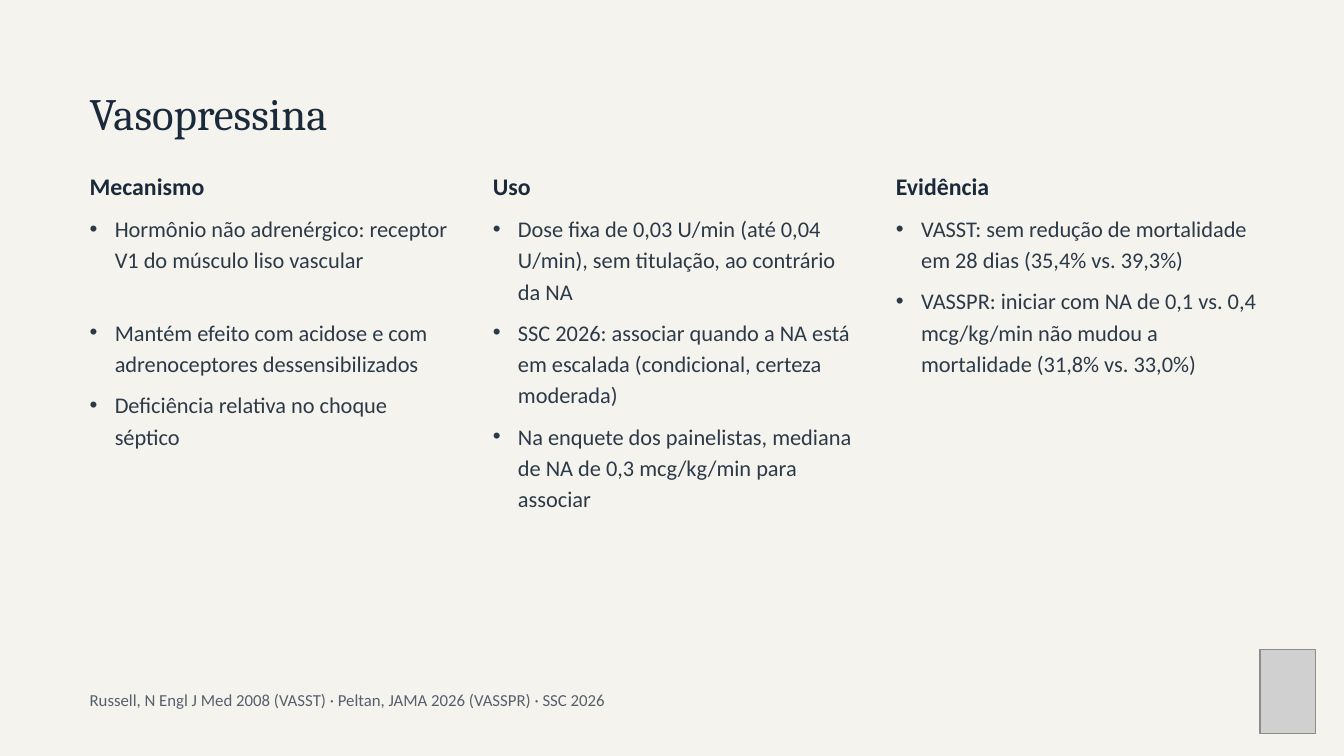
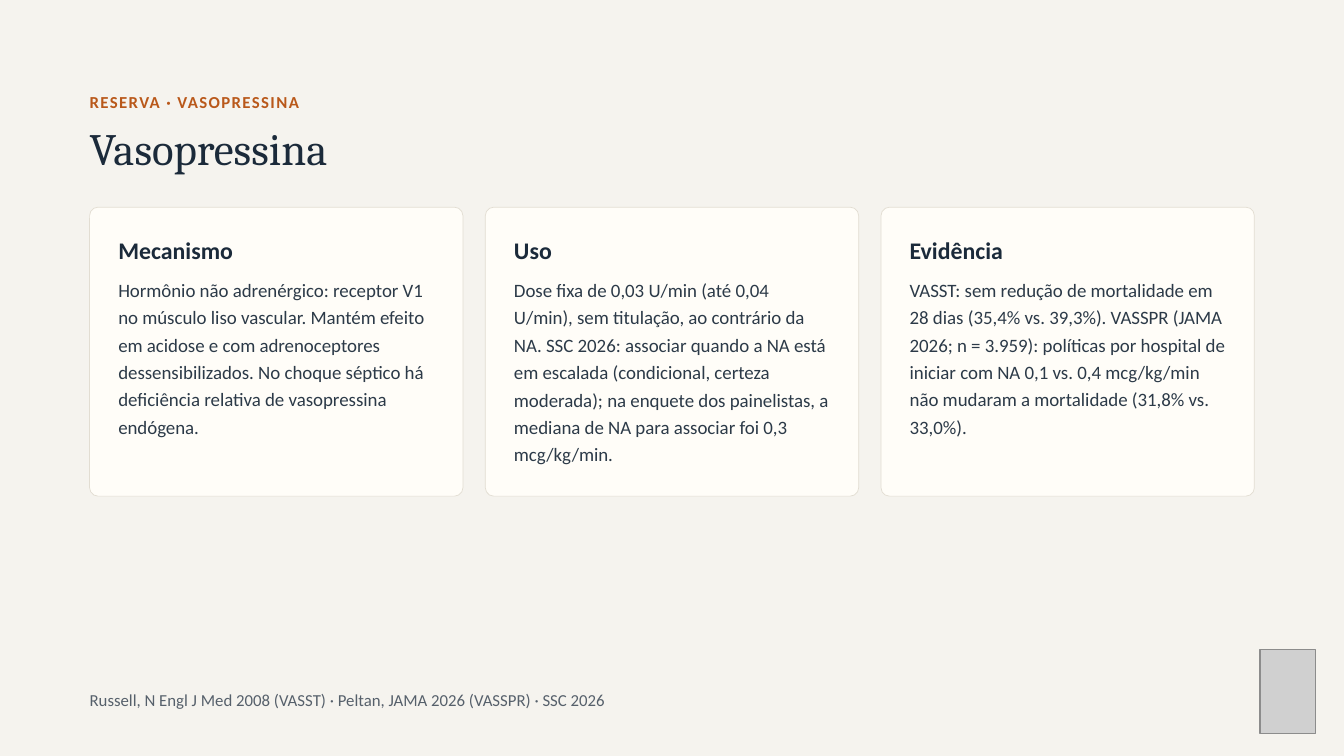
Before and after one commit to brunomoraesdubois-bit/Bruno, a slide deck: slide 22 of apresentacao/Aminas_Vasoativas.pptx. Drawn at 1344x756 pixels with LibreOffice and Linux fonts; fonts in the diff are those of the drawing; grey boxes stand for pictures. Boxes give left, top, right and bottom in pixels: in the first picture for what was removed or moved away, otherwise in the second. Text is boxed around its words. In the diff, an @@ line names an element or a change of style, - is before the commit and + after.

```diff
--- a/apresentacao/Aminas_Vasoativas.pptx
+++ b/apresentacao/Aminas_Vasoativas.pptx
@@ text added at bbox=[90, 97, 299, 108], 12 pt, text #B9581A, bold @@
+RESERVA · VASOPRESSINA
@@ title "Vasopressina": place and size @@
-title "Vasopressina" at bbox=[90, 100, 328, 140]
+title "Vasopressina" at bbox=[90, 135, 328, 175]
@@ rounded rectangle added at bbox=[90, 208, 463, 497], fill #FFFDF8, outline #E2DDD2 0.5 pt @@
@@ rounded rectangle added at bbox=[485, 208, 858, 497], fill #FFFDF8, outline #E2DDD2 0.5 pt @@
@@ rounded rectangle added at bbox=[881, 208, 1254, 497], fill #FFFDF8, outline #E2DDD2 0.5 pt @@
@@ text removed at bbox=[115, 221, 448, 268] @@
-• Hormônio não adrenérgico: receptor V1 do músculo liso vascular
@@ text "Mecanismo": place and size @@
-text "Mecanismo" at bbox=[90, 178, 205, 195]
+text "Mecanismo" at bbox=[118, 242, 233, 259]
@@ text "Uso": place and size @@
-text "Uso" at bbox=[493, 179, 531, 195]
+text "Uso" at bbox=[514, 243, 552, 259]
@@ text removed at bbox=[518, 221, 836, 300] @@
-• Dose fixa de 0,03 U/min (até 0,04 U/min), sem titulação, ao contrário da NA
@@ text "Evidência": place and size @@
-text "Evidência" at bbox=[896, 178, 989, 195]
+text "Evidência" at bbox=[910, 242, 1003, 259]
@@ text removed at bbox=[921, 221, 1247, 271] @@
-• VASST: sem redução de mortalidade em 28 dias (35,4% vs. 39,3%)
@@ text at bbox=[118, 284, 424, 438]: text changed; size 16 to 13.5 pt @@
-• Mantém efeito com acidose e com adrenoceptores dessensibilizados
+Hormônio não adrenérgico: receptor V1 no músculo liso vascular. Mantém efeito em acidose e com adrenoceptores dessensibilizados. No choque séptico há deficiência relativa de vasopressina endógena.
@@ text at bbox=[514, 283, 828, 465]: text changed; size 16 to 13.5 pt @@
-• SSC 2026: associar quando a NA está em escalada (condicional, certeza moderada)
+Dose fixa de 0,03 U/min (até 0,04 U/min), sem titulação, ao contrário da NA. SSC 2026: associar quando a NA está em escalada (condicional, certeza moderada); na enquete dos painelistas, a mediana de NA para associar foi 0,3 mcg/kg/min.
@@ text at bbox=[910, 284, 1225, 437]: text changed; size 16 to 13.5 pt @@
-• VASSPR: iniciar com NA de 0,1 vs. 0,4 mcg/kg/min não mudou a mortalidade (31,8% vs. 33,0%)
+VASST: sem redução de mortalidade em 28 dias (35,4% vs. 39,3%). VASSPR (JAMA 2026; n = 3.959): políticas por hospital de iniciar com NA 0,1 vs. 0,4 mcg/kg/min não mudaram a mortalidade (31,8% vs. 33,0%).
@@ text removed at bbox=[115, 397, 388, 449] @@
-• Deficiência relativa no choque séptico
@@ text removed at bbox=[518, 429, 851, 507] @@
-• Na enquete dos painelistas, mediana de NA de 0,3 mcg/kg/min para associar
```
Also in this commit, not shown: 27 other slides changed, 29 other files.
